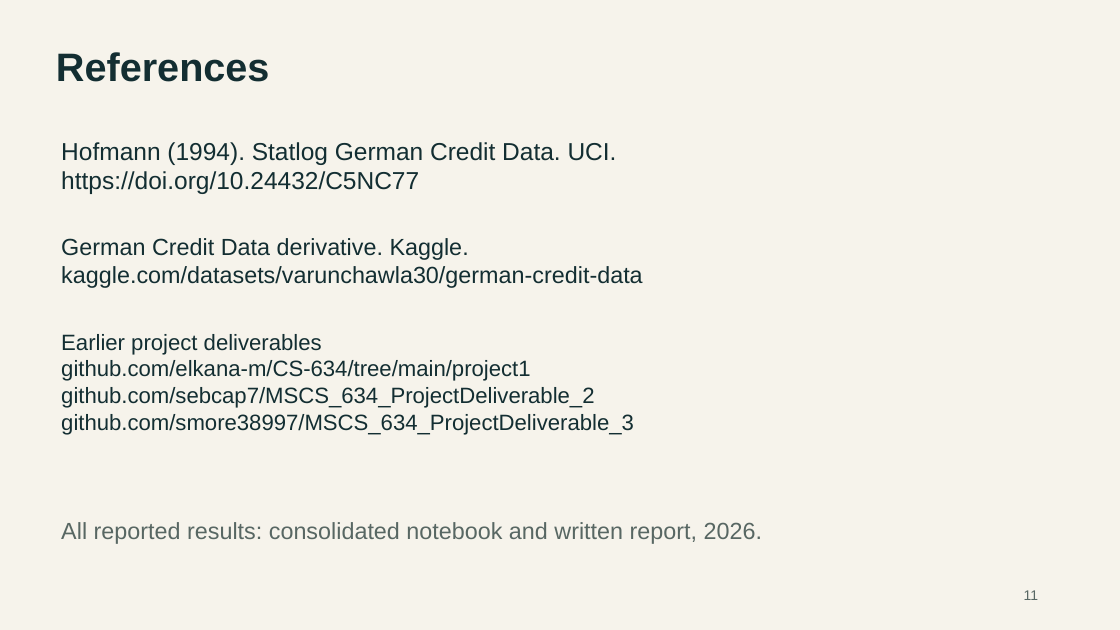
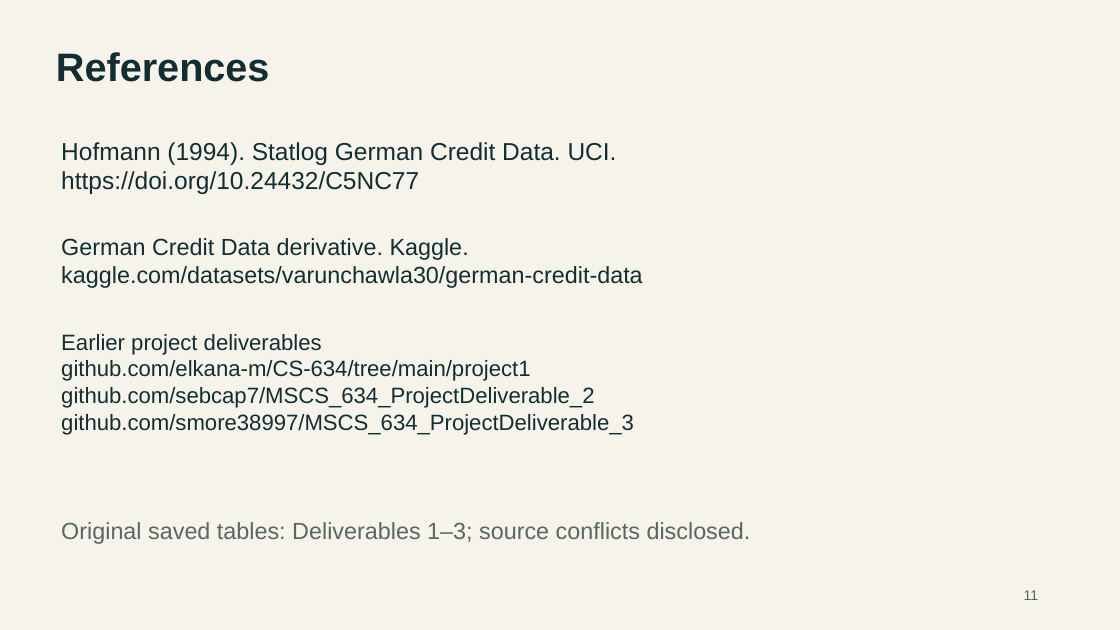
Before and after one commit to lebm646/MSCS_634_Deliverable_4, a slide deck: slide 11 of MSCS_634_Presentation.pptx. Drawn at 1120x630 pixels with LibreOffice and Linux fonts; fonts in the diff are those of the drawing. Boxes give left, top, right and bottom in pixels: in the first picture for what was removed or moved away, otherwise in the second. Text is boxed around its words. In the diff, an @@ line names an element or a change of style, - is before the commit and + after.

Commit message:
Align final submission with original notebook results and disclose source conflicts

```diff
--- a/MSCS_634_Presentation.pptx
+++ b/MSCS_634_Presentation.pptx
@@ text at <box>61,522,751,544</box>: text changed @@
-All reported results: consolidated notebook and written report, 2026.
+Original saved tables: Deliverables 1–3; source conflicts disclosed.
```
Also in this commit, not shown: 5 other slides changed, 1 slide added, 1 slide removed, 23 other files.
